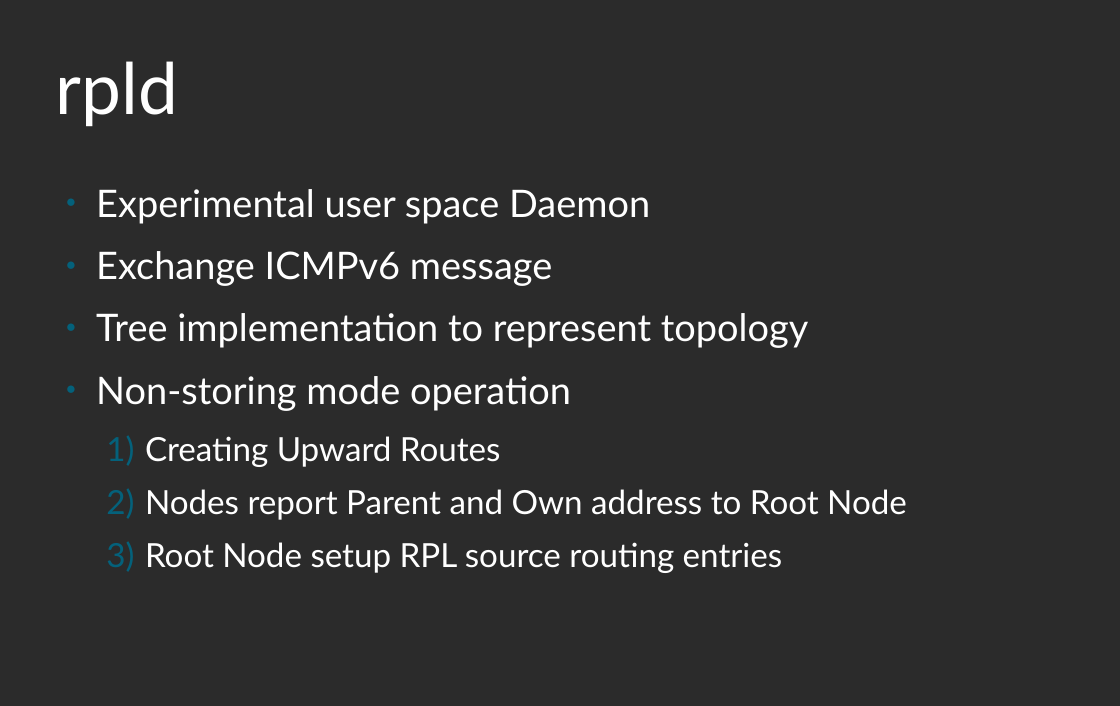
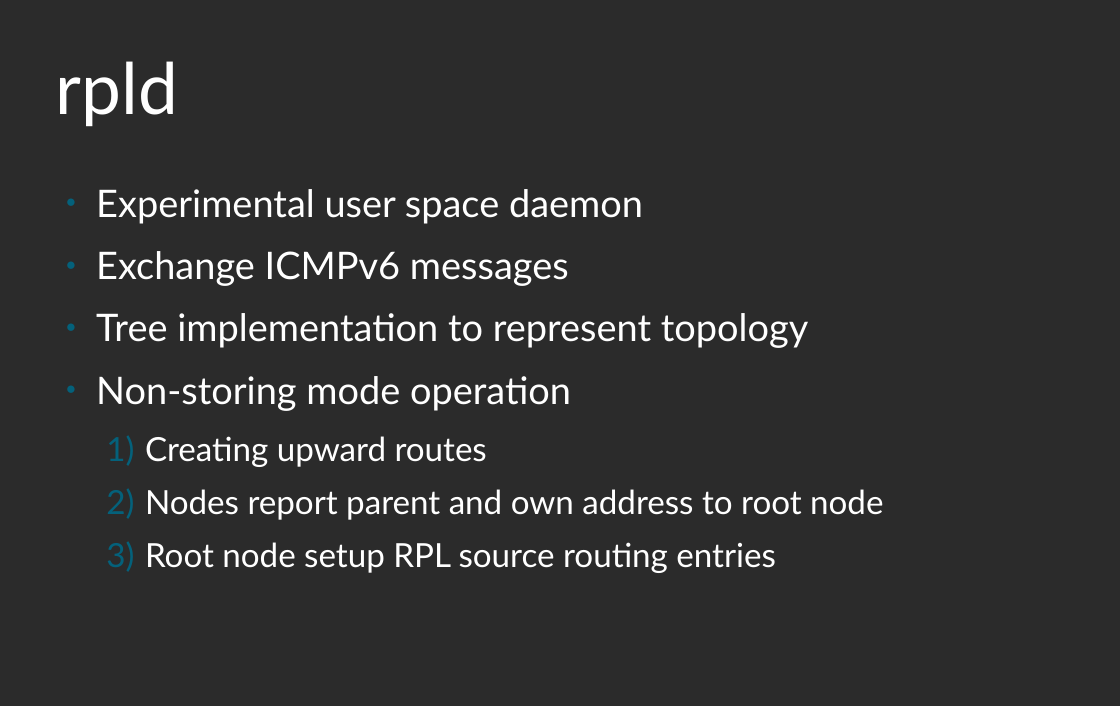
Before and after one commit to linux-wpan/wpan-misc, a slide deck: slide 9 of conferences/netdev_0x14/slides/slides.odp. Drawn at 1120x706 pixels with LibreOffice and Linux fonts; fonts in the diff are those of the drawing; background and template pictures are left out; a plain dark background stands for a picture behind light text. Boxes give left, top, right and bottom in pixels: in the first picture for what was removed or moved away, otherwise in the second. Text is boxed around its words. In the diff, an @@ line names an element or a change of style, - is before the commit and + after.

Commit message:
netdev_0x14: fix some typos in slides

```diff
--- a/conferences/netdev_0x14/slides/slides.odp
+++ b/conferences/netdev_0x14/slides/slides.odp
@@ text at (96, 189, 643, 286): text changed @@
-● Experimental user space Daemon
-● Exchange ICMPv6 message
+● Experimental user space daemon
+● Exchange ICMPv6 messages
@@ text at (145, 436, 883, 573): text changed @@
-  1) Creating Upward Routes
-  2) Nodes report Parent and Own address to Root Node
-  3) Root Node setup RPL source routing entries
+  1) Creating upward routes
+  2) Nodes report parent and own address to root node
+  3) Root node setup RPL source routing entries
```
Also in this commit, not shown: 2 other slides changed.
